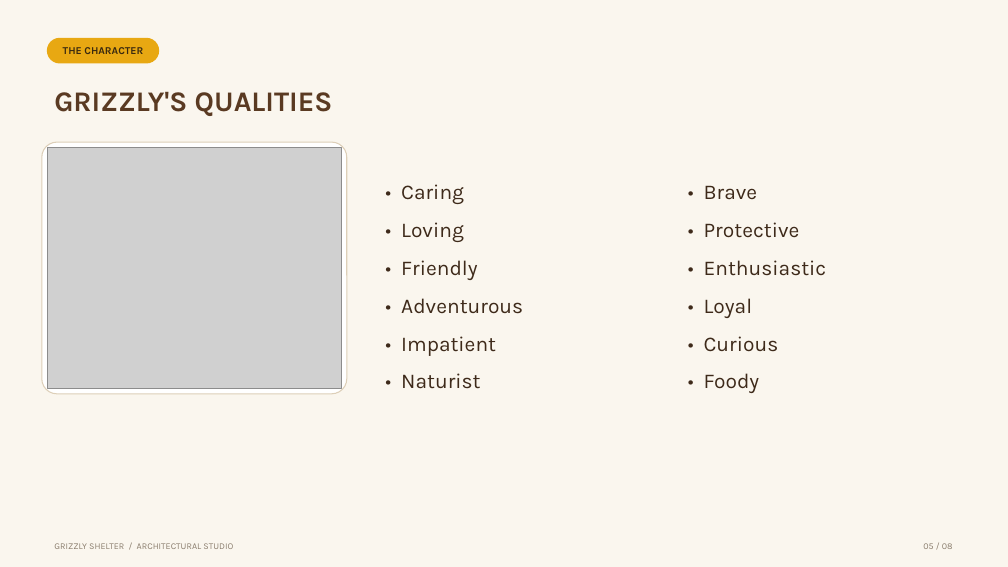
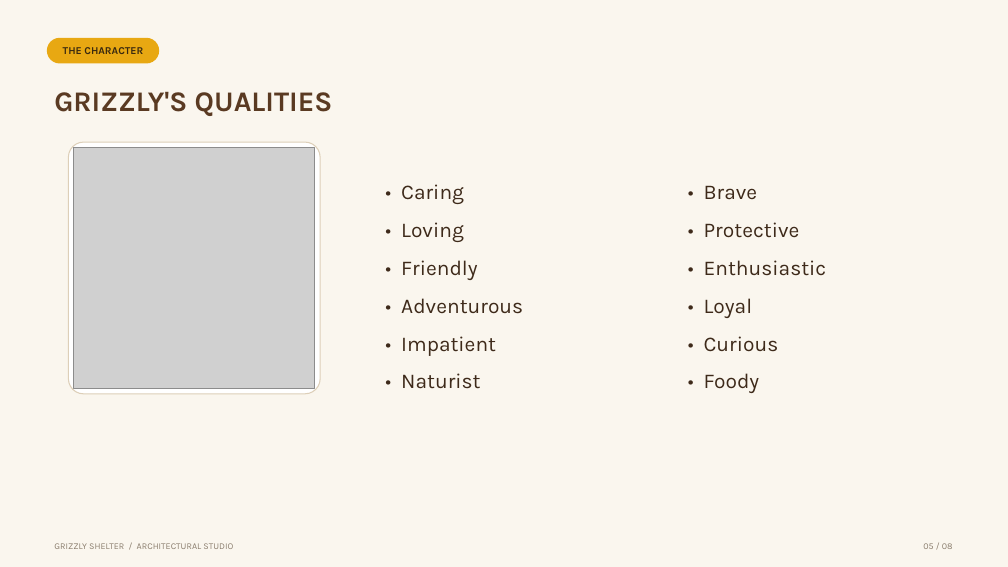
Before and after one commit to malazcl101-afk/Malazcl, a slide deck: slide 5 of Grizzly-The-Clay-House.pptx. Drawn at 1008x567 pixels with LibreOffice and Linux fonts; fonts in the diff are those of the drawing; grey boxes stand for pictures. Boxes give left, top, right and bottom in pixels: in the first picture for what was removed or moved away, otherwise in the second. Text is boxed around its words. In the diff, an @@ line names an element or a change of style, - is before the commit and + after.

```diff
--- a/Grizzly-The-Clay-House.pptx
+++ b/Grizzly-The-Clay-House.pptx
@@ rounded rectangle: place and size @@
-rounded rectangle at bbox=[42, 142, 346, 394]
+rounded rectangle at bbox=[69, 142, 321, 394]
@@ picture: place and size @@
-picture at bbox=[47, 147, 341, 389]
+picture at bbox=[73, 147, 315, 389]
```
Also in this commit, not shown: 4 other slides changed, 1 other file.
